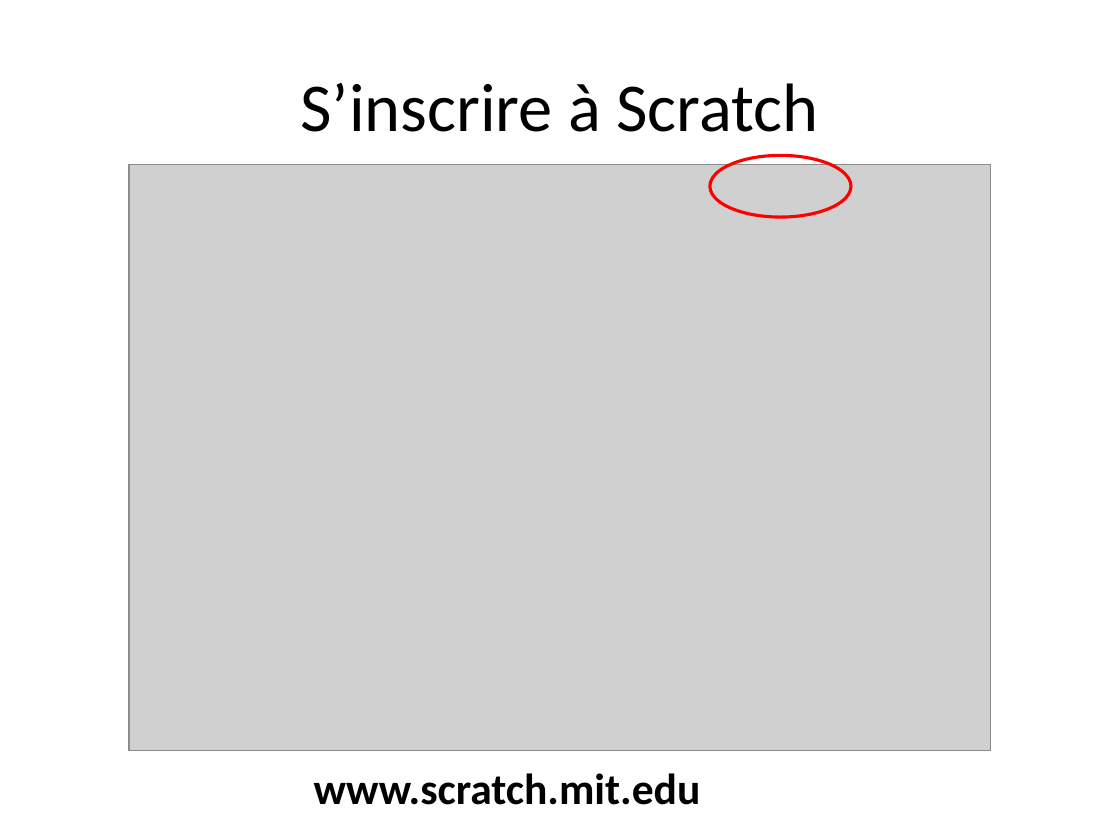
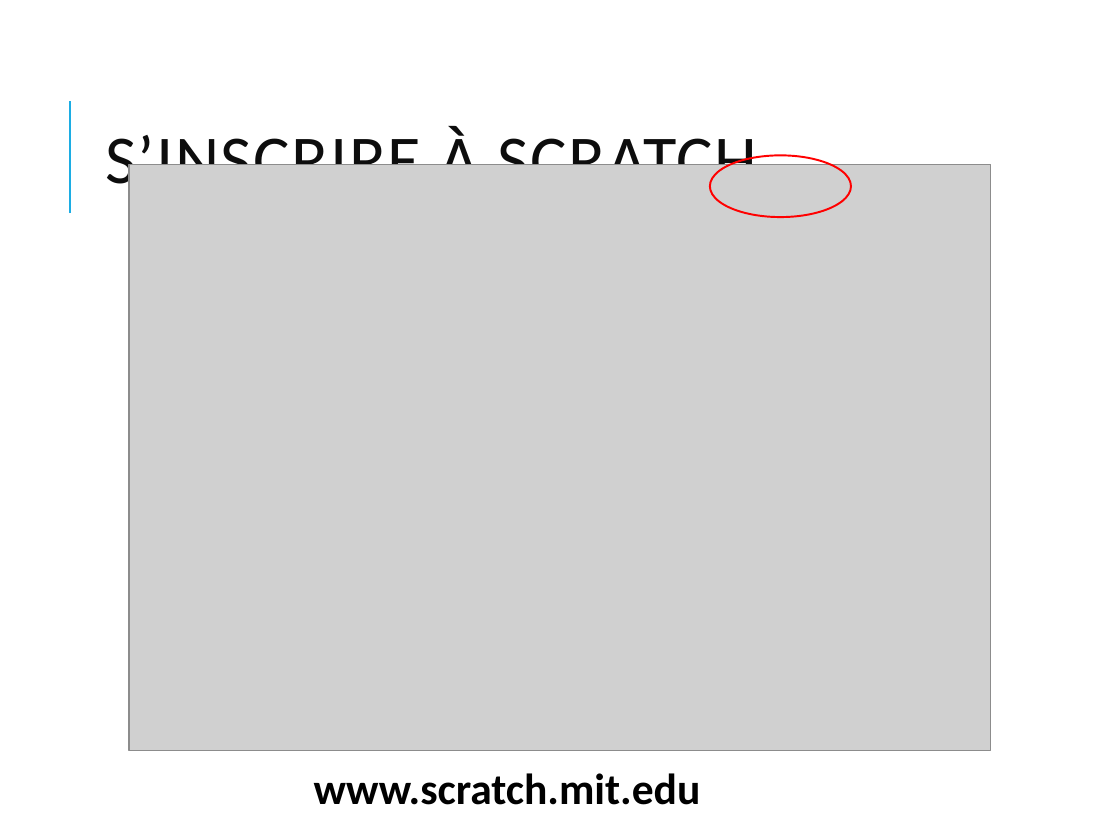
Before and after one commit to joel3500/vitrine, a slide deck: slide 4 of Realisation/Tutoriel Scratch/Programmer avec Scratch_1.pptx. Drawn at 1120x840 pixels with LibreOffice and Linux fonts; fonts in the diff are those of the drawing; grey boxes stand for pictures. Boxes give left, top, right and bottom in pixels: in the first picture for what was removed or moved away, otherwise in the second. Text is boxed around its words. In the diff, an @@ line names an element or a change of style, - is before the commit and + after.

```diff
--- a/Realisation/Tutoriel Scratch/Programmer avec Scratch_1.pptx
+++ b/Realisation/Tutoriel Scratch/Programmer avec Scratch_1.pptx
@@ line added from (69, 213) to (69, 101), #1CADE4 1.5 pt @@
@@ title at (105,126,758,199): text changed; text colour #000000 to #0D0D0D @@
-S’inscrire à Scratch
+S’INSCRIRE À SCRATCH
@@ ellipse at (710,156,851,217): outline #FF0000 2 pt to #FF0000 1.25 pt @@
```
Also in this commit, not shown: 9 other slides changed, 12 other files.
